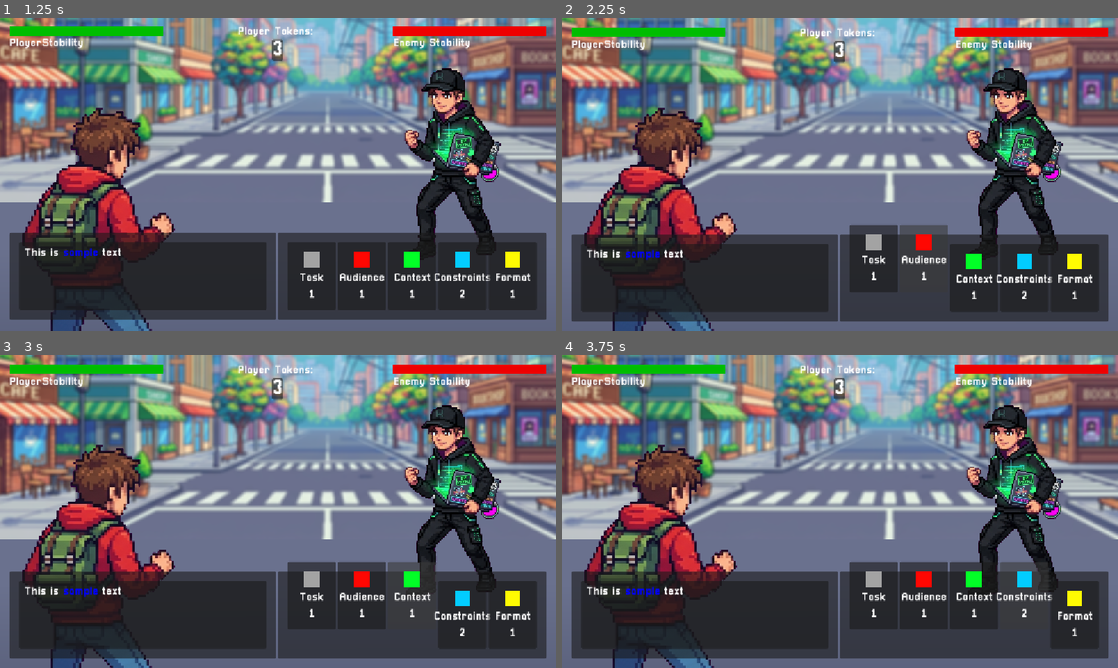
Above: before the commit, frames 1-4 (two rows, left to right).
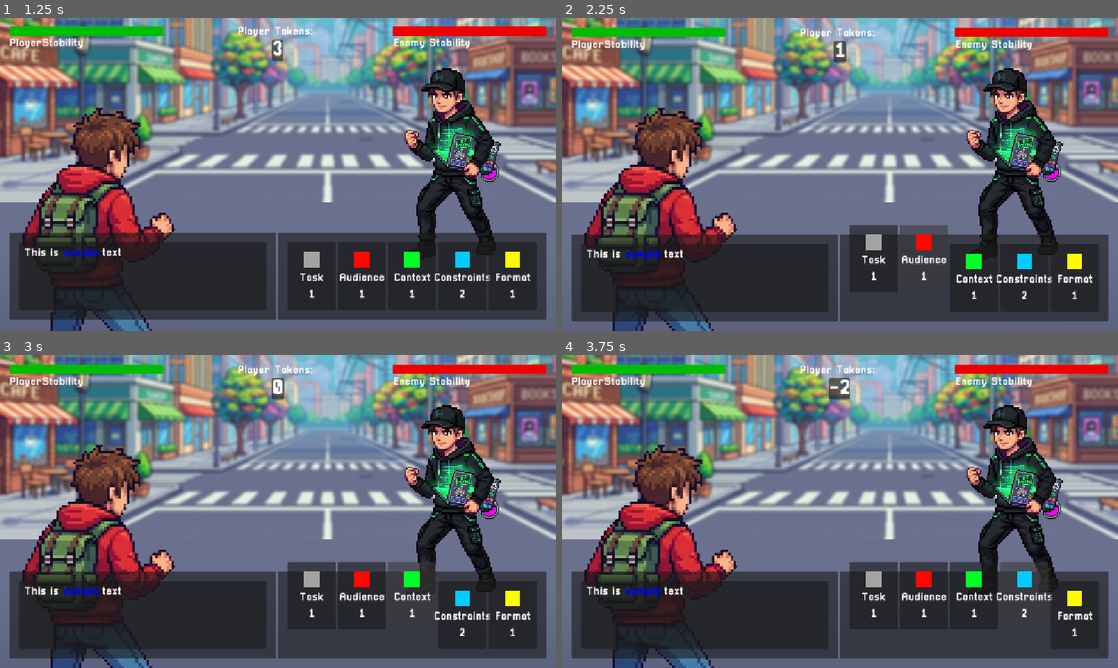
Above: after the commit, the same moments.

Repository: joshuaclarkuk/prompt-master
Game: Godot game, scene res://Scenes/Battle/battle_screen.tscn
The game is run twice, just before and just after one commit, with the same random seed, the same clock (stepped at 60 frames per second) and the same inputs.
Inputs (mouse positions are in pixels of both pictures, inside the frame that each line leads up to):
- Up to frame 1 (1.25 s): no input
- Up to frame 2 (2.25 s): click (873, 277) at 1.25 s; click (923, 277) at 2 s
- Up to frame 3 (3 s): click (411, 614) at 2.75 s
- Up to frame 4 (3.75 s): click (1023, 614) at 3.5 s

Frame 1 is identical in both runs. In frame 2, less than 0.1% of the frame differs, in the area x 48-52%, y 7-15%; in frame 3, less than 0.1%; in frame 4, 0.2%.

Commit message:
Component Press Hooked Up
Using the EventBus singleton to communicate between components being selected and the remaining tokens value being updated.

The issue I have now is that you can select cards even after the tokens have run out, taking you into minus figures. Need to find a way for BattleManager and ComponentCardBase to talk to each other without tightly coupling them.

Diff:
--- a/Scenes/Battle/battle_interface.tscn
+++ b/Scenes/Battle/battle_interface.tscn
@@ -2,10 +2,14 @@
 
 [ext_resource type="Theme" uid="uid://byn6gak6e0bgk" path="res://Themes/battle_screen_theme.tres" id="1_akol5"]
 [ext_resource type="Script" uid="uid://dpv7ss75hwnk7" path="res://Scripts/Battle/battle_interface.gd" id="1_tdan1"]
-[ext_resource type="PackedScene" uid="uid://gvhag7hx3gld" path="res://Scenes/Battle/components_container.tscn" id="3_bwf4j"]
+[ext_resource type="PackedScene" uid="uid://d3lq5ybbsnegu" path="res://Scenes/Battle/ComponentCards/component_card_task.tscn" id="4_a0kw7"]
 [ext_resource type="PackedScene" uid="uid://dckiyroxbkaux" path="res://Scenes/Battle/HealthTokenUI/health_token_ui.tscn" id="4_wmgjr"]
+[ext_resource type="PackedScene" uid="uid://bjvmfo4t57s27" path="res://Scenes/Battle/ComponentCards/component_card_audience.tscn" id="5_7beuc"]
+[ext_resource type="PackedScene" uid="uid://budfhp4opq0r6" path="res://Scenes/Battle/ComponentCards/component_card_context.tscn" id="6_8n443"]
+[ext_resource type="PackedScene" uid="uid://cy80vmqt8qsmp" path="res://Scenes/Battle/ComponentCards/component_card_constraints.tscn" id="7_jw5kn"]
+[ext_resource type="PackedScene" uid="uid://bmmh48sgnkbcg" path="res://Scenes/Battle/ComponentCards/component_card_format.tscn" id="8_3803e"]
 
-[node name="BattleInterface" type="Control" unique_id=323551590 node_paths=PackedStringArray("health_token_ui_node", "components_container_node")]
+[node name="BattleInterface" type="Control" unique_id=323551590 node_paths=PackedStringArray("health_token_ui_node")]
 layout_mode = 3
 anchors_preset = 15
 anchor_right = 1.0
@@ -17,7 +21,6 @@
 theme = ExtResource("1_akol5")
 script = ExtResource("1_tdan1")
 health_token_ui_node = NodePath("MarginContainer/HealthTokenUI")
-components_container_node = NodePath("MarginContainer/ActionPanel/ComponentPanel/MarginContainer/ComponentContainer")
 
 [node name="MarginContainer" type="MarginContainer" parent="." unique_id=1134595528]
 layout_mode = 1
@@ -26,6 +29,10 @@
 anchor_bottom = 1.0
 grow_horizontal = 2
 grow_vertical = 2
+
+[node name="HealthTokenUI" parent="MarginContainer" unique_id=1141000439 instance=ExtResource("4_wmgjr")]
+layout_mode = 2
+size_flags_vertical = 0
 
 [node name="ActionPanel" type="HBoxContainer" parent="MarginContainer" unique_id=1989509924]
 layout_mode = 2
@@ -62,9 +69,21 @@
 [node name="MarginContainer" type="MarginContainer" parent="MarginContainer/ActionPanel/ComponentPanel" unique_id=138107159]
 layout_mode = 2
 
-[node name="ComponentContainer" parent="MarginContainer/ActionPanel/ComponentPanel/MarginContainer" unique_id=697650357 instance=ExtResource("3_bwf4j")]
+[node name="ComponentContainer" type="HBoxContainer" parent="MarginContainer/ActionPanel/ComponentPanel/MarginContainer" unique_id=697650357]
+layout_mode = 2
+theme_override_constants/separation = 4
+
+[node name="ComponentCardTask" parent="MarginContainer/ActionPanel/ComponentPanel/MarginContainer/ComponentContainer" unique_id=1036205873 instance=ExtResource("4_a0kw7")]
 layout_mode = 2
 
-[node name="HealthTokenUI" parent="MarginContainer" unique_id=1141000439 instance=ExtResource("4_wmgjr")]
+[node name="ComponentCardAudience" parent="MarginContainer/ActionPanel/ComponentPanel/MarginContainer/ComponentContainer" unique_id=139234003 instance=ExtResource("5_7beuc")]
 layout_mode = 2
-size_flags_vertical = 0
+
+[node name="ComponentCardContext" parent="MarginContainer/ActionPanel/ComponentPanel/MarginContainer/ComponentContainer" unique_id=1724911753 instance=ExtResource("6_8n443")]
+layout_mode = 2
+
+[node name="ComponentCardConstraints" parent="MarginContainer/ActionPanel/ComponentPanel/MarginContainer/ComponentContainer" unique_id=1001520036 instance=ExtResource("7_jw5kn")]
+layout_mode = 2
+
+[node name="ComponentCardFormat" parent="MarginContainer/ActionPanel/ComponentPanel/MarginContainer/ComponentContainer" unique_id=1756861396 instance=ExtResource("8_3803e")]
+layout_mode = 2
--- a/Scripts/Battle/ComponentCards/component_card-base.gd
+++ b/Scripts/Battle/ComponentCards/component_card-base.gd
@@ -21,10 +21,14 @@
 
 func handle_pressed() -> void:
 	is_selected = !is_selected
+
 	if is_selected:
 		offset_transform_position = Vector2(0, -40)
+		EventBus.on_component_pressed.emit(component_type, is_selected)
 	else:
 		offset_transform_position = Vector2.ZERO
+		EventBus.on_component_pressed.emit(component_type, is_selected)
+
 	print("%s: is_selected: %s" % [name, is_selected])
 
 
--- a/Scripts/Battle/battle_interface.gd
+++ b/Scripts/Battle/battle_interface.gd
@@ -1,20 +1,9 @@
 class_name BattleInterface extends Control
 
-signal on_componet_pressed(component_type: ComponentResBase)
-
 @export var health_token_ui_node: HealthTokenUI = null
-@export var components_container_node: ComponentsContainer = null
 
 var player_token_count_label_node: Label = null
 
 
-func _ready() -> void:
-	components_container_node.on_component_pressed.connect(handle_component_pressed)
-
-
 func update_token_display(player_tokens: int) -> void:
 	health_token_ui_node.get_player_token_count_node().text = str(player_tokens)
-
-
-func handle_component_pressed(prompt_type: ComponentResBase) -> void:
-	on_componet_pressed.emit(prompt_type)
--- a/Scripts/Battle/battle_manager.gd
+++ b/Scripts/Battle/battle_manager.gd
@@ -1,4 +1,4 @@
-class_name BattleScreen extends Node2D
+class_name BattleManager extends Node2D
 
 @export_category("Required Nodes")
 @export var battle_interface_node: BattleInterface = null
@@ -6,22 +6,25 @@
 var player_tokens: int = 3
 var enemy_tokens: int = 3
 
-var player_max_tokens: int = 5
-var enemy_max_tokens: int = 5
-
 var is_battle_active: bool = false
 
 
 func _ready() -> void:
-	battle_interface_node.on_componet_pressed.connect(handle_prompt_pressed)
+	EventBus.on_component_pressed.connect(handle_component_pressed)
 
-	battle_interface_node.update_token_display(player_tokens)
+	update_battle_interface()
 
 
 func update_battle_interface() -> void:
 	battle_interface_node.update_token_display(player_tokens)
 
 
-func handle_prompt_pressed(prompt_type: ComponentResBase) -> void:
-	player_tokens -= prompt_type.component_cost
-	print("%s: prompt pressed: %s" % [name, prompt_type])
+func handle_component_pressed(component: ComponentResBase, is_selected: bool) -> void:
+	if is_selected:
+		player_tokens -= component.component_cost
+	else:
+		player_tokens += component.component_cost
+
+	update_battle_interface()
+
+	print("%s: prompt pressed: %s" % [name, component.component_title])
--- a/Scripts/Globals/event_bus.gd
+++ b/Scripts/Globals/event_bus.gd
@@ -6,3 +6,8 @@
 
 @warning_ignore("unused_signal")
 signal on_fade_from_black
+
+
+# Component pressed signals
+@warning_ignore("unused_signal")
+signal on_component_pressed(component_type: ComponentResBase.ComponentTypes, is_selected: bool)
